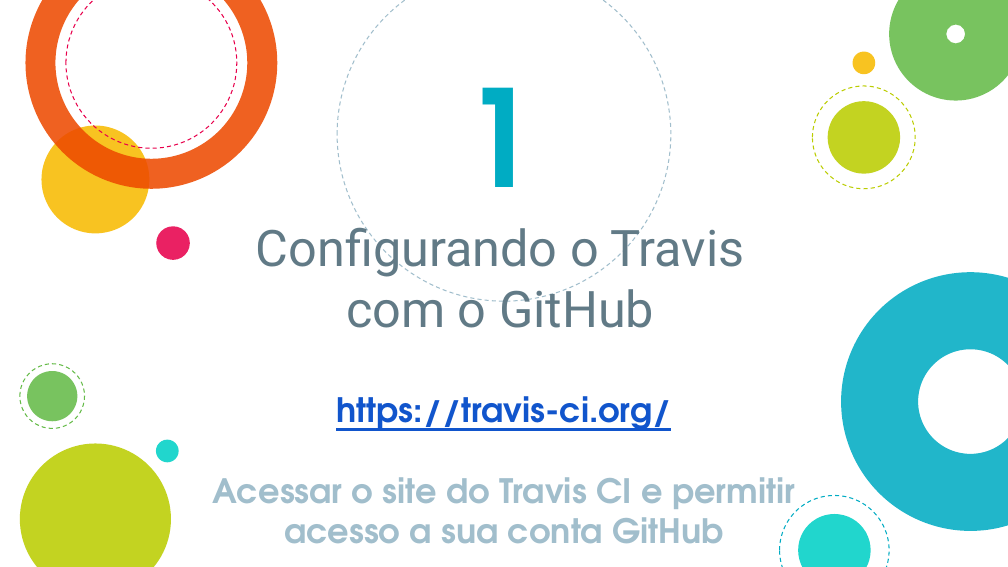
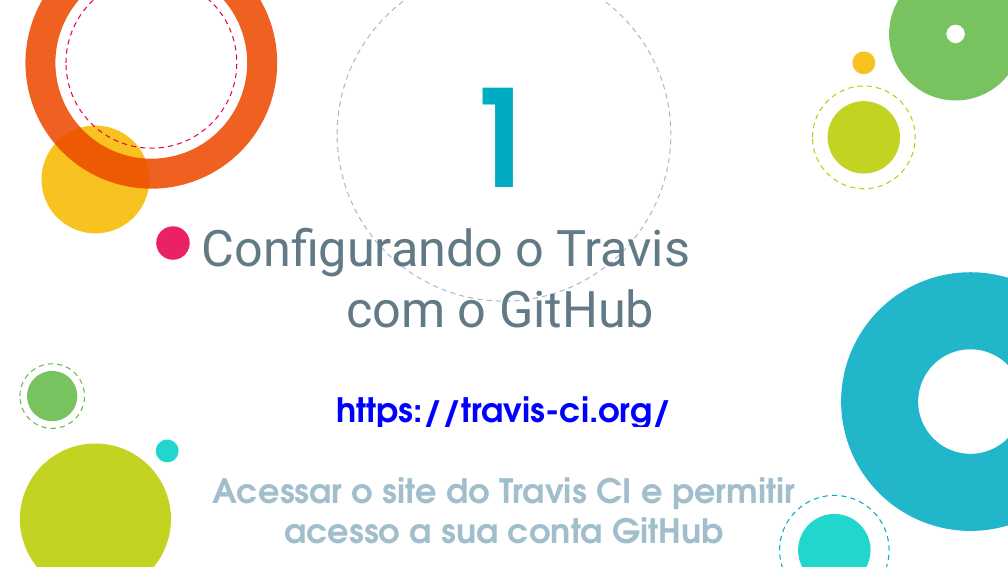
Before and after one commit to fga-eps-mds/A-Disciplina-MDS-EPS, a slide deck: slide 8 of MDS_Material/Continuos Integration/Integração Contínua.pptx. Drawn at 1008x567 pixels with LibreOffice and Linux fonts; fonts in the diff are those of the drawing. Boxes give left, top, right and bottom in pixels: in the first picture for what was removed or moved away, otherwise in the second. Text is boxed around its words. In the diff, an @@ line names an element or a change of style, - is before the commit and + after.

```diff
--- a/MDS_Material/Continuos Integration/Integração Contínua.pptx
+++ b/MDS_Material/Continuos Integration/Integração Contínua.pptx
@@ ellipse at <box>66,0,236,148</box>: outline #E8004C 0.75 pt dashed to #E8004C 0.74 pt @@
@@ ellipse at <box>337,0,670,301</box>: outline #A1BECC 0.75 pt dashed to #A1BECC 0.74 pt @@
@@ ellipse at <box>812,86,915,188</box>: outline #BBCD00 0.75 pt dashed to #BBCD00 0.74 pt @@
@@ text at <box>202,220,690,328</box>: text changed @@
-Configurando o Travis
-com o GitHub
+Configurando o Travis
+com o GitHub
@@ ellipse at <box>20,364,85,428</box>: outline #65BB48 0.75 pt dashed to #65BB48 0.74 pt @@
@@ text at <box>336,396,671,427</box>: text colour #1155CC to #0000FF in "https://travis-ci.org/" @@
@@ ellipse at <box>779,496,889,567</box>: outline #00ACC3 0.75 pt dashed to #00ACC3 0.74 pt @@
```
Also in this commit, not shown: 16 other slides changed, 1 slide added, 23 other files.
